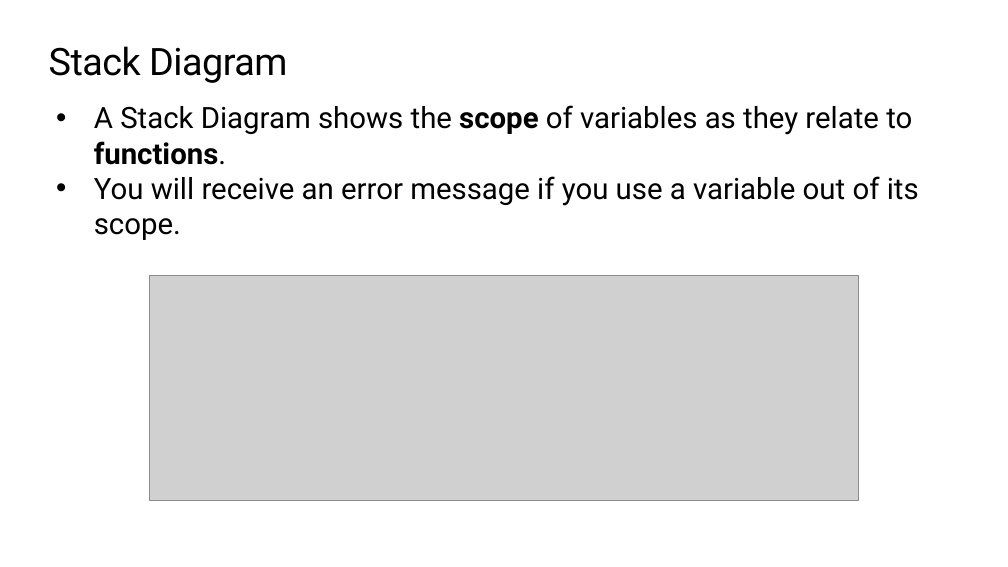
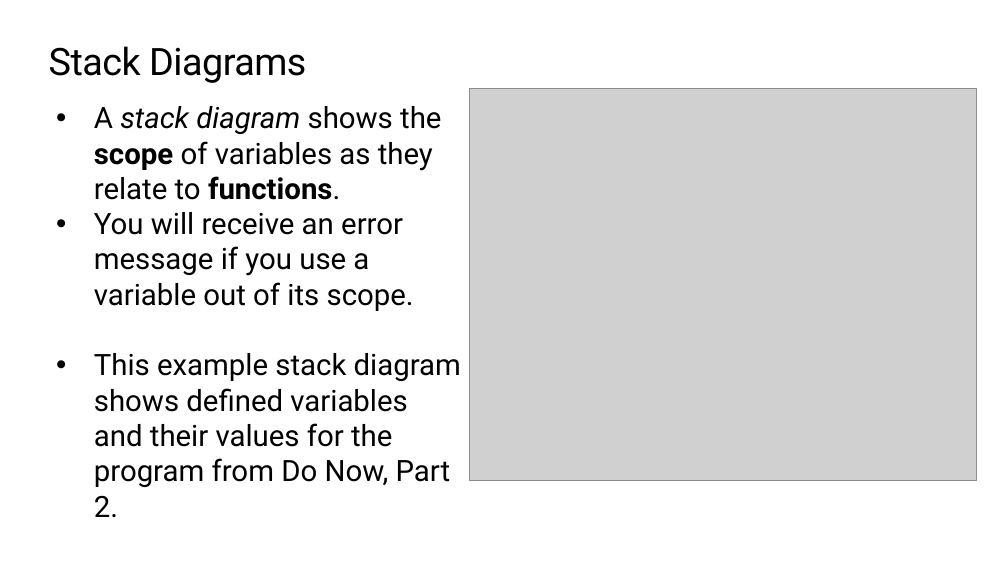
Before and after one commit to TEALSK12/2nd-semester-introduction-to-computer-science, a slide deck: slide 10 of units/3_unit/slidedecks/Intro Python 3.04 TEALS.pptx (slide 9 before the commit). Drawn at 1008x567 pixels with LibreOffice and Linux fonts; fonts in the diff are those of the drawing; grey boxes stand for pictures; background and template pictures are left out. Boxes give left, top, right and bottom in pixels: in the first picture for what was removed or moved away, otherwise in the second. Text is boxed around its words. In the diff, an @@ line names an element or a change of style, - is before the commit and + after.

Commit message:
Stack diagram+trace, other updates for Unit 3

```diff
--- a/units/3_unit/slidedecks/Intro Python 3.04 TEALS.pptx
+++ b/units/3_unit/slidedecks/Intro Python 3.04 TEALS.pptx
@@ title at [49,46,306,83]: text changed @@
-Stack Diagram
+Stack Diagrams
@@ picture added at [470,88,977,480] @@
@@ text at [94,106,441,200]: text changed @@
-• A Stack Diagram shows the scope of variables as they relate to functions.
+• A stack diagram shows the scope of variables as they relate to functions.
@@ picture removed at [150,275,858,501] @@
@@ text at [94,353,461,487]: paragraph added @@
+• This example stack diagram shows defined variables and their values for the program from Do Now, Part 2.
```
Also in this commit, not shown: 6 other slides changed, 2 slides added, 11 other files.
